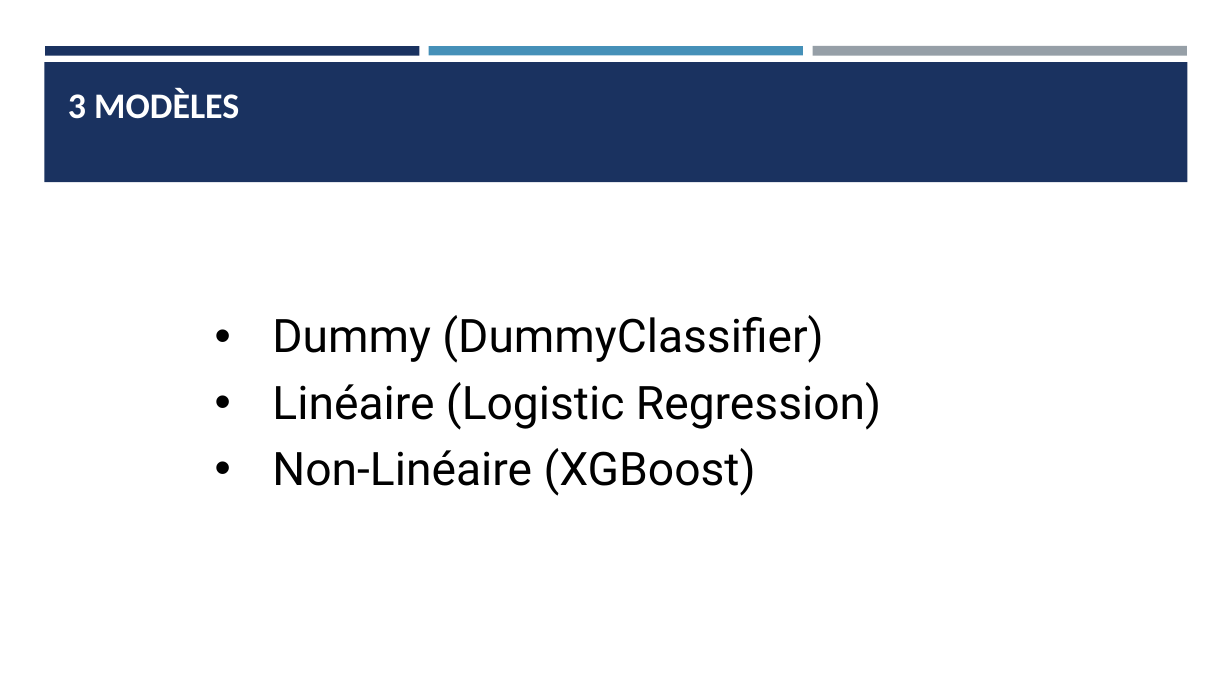
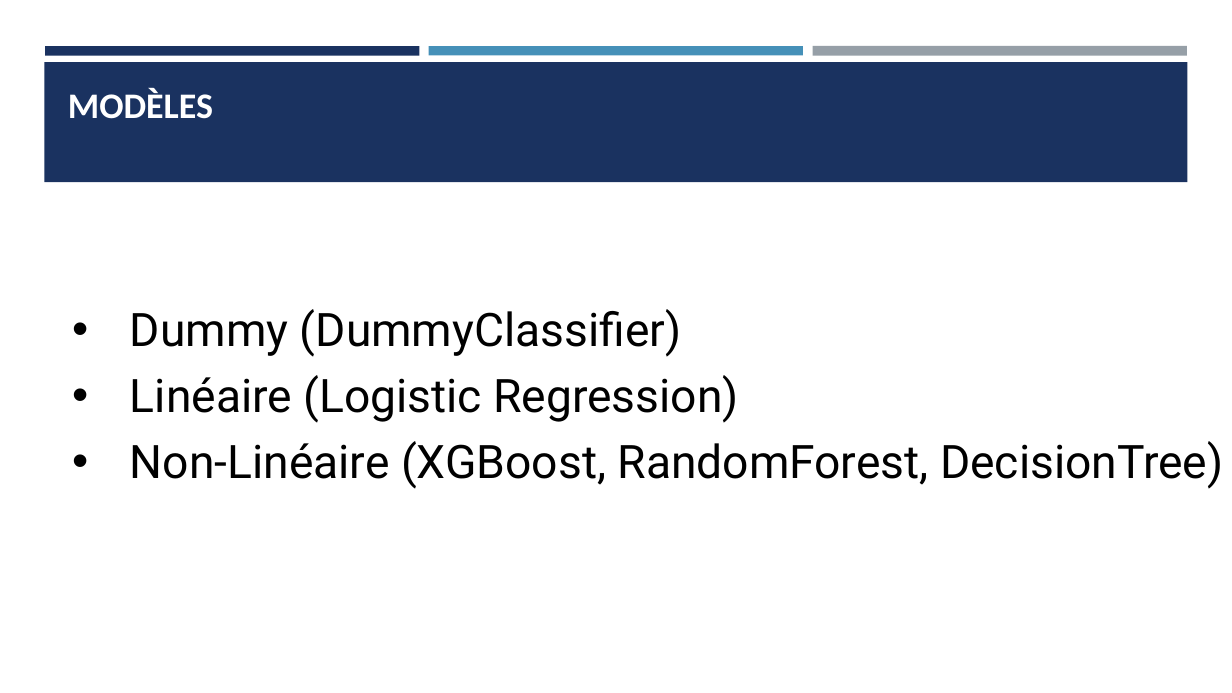
Before and after one commit to Ace4teaM/OCR-NovaTech, a slide deck: slide 22 of Presentation.pptx (slide 30 before the commit). Drawn at 1232x693 pixels with LibreOffice and Linux fonts; fonts in the diff are those of the drawing. Boxes give left, top, right and bottom in pixels: in the first picture for what was removed or moved away, otherwise in the second. Text is boxed around its words. In the diff, an @@ line names an element or a change of style, - is before the commit and + after.

```diff
--- a/Presentation.pptx
+++ b/Presentation.pptx
@@ title at (68, 88, 213, 119): text changed @@
-3 MODÈLES
+MODÈLES
@@ text "Dummy (DummyClassifier)": place and size @@
-text "Dummy (DummyClassifier)" at (272, 315, 881, 496)
+text "Dummy (DummyClassifier)" at (130, 309, 1223, 489)
@@ text at (130, 441, 1223, 489): text changed @@
-• Non-Linéaire (XGBoost)
+• Non-Linéaire (XGBoost, RandomForest, DecisionTree)
```
Also in this commit, not shown: 13 other slides changed, 11 slides added, 16 slides removed, 15 other files.
